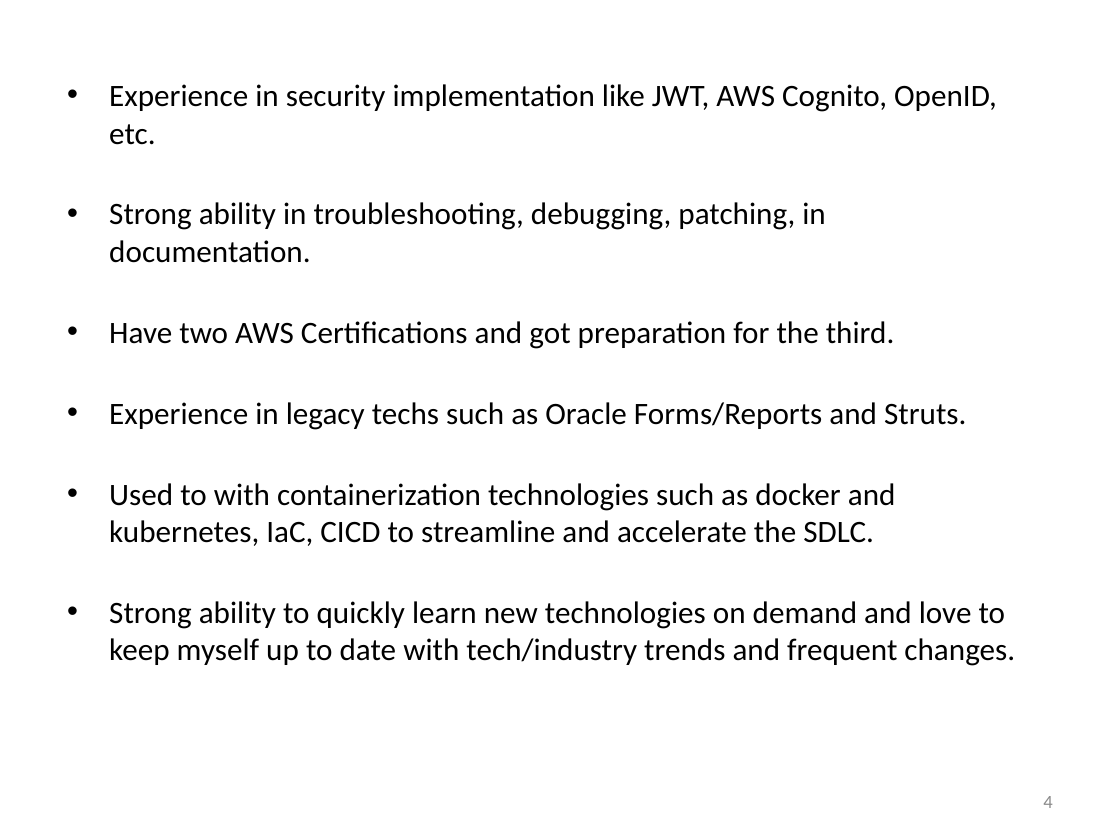
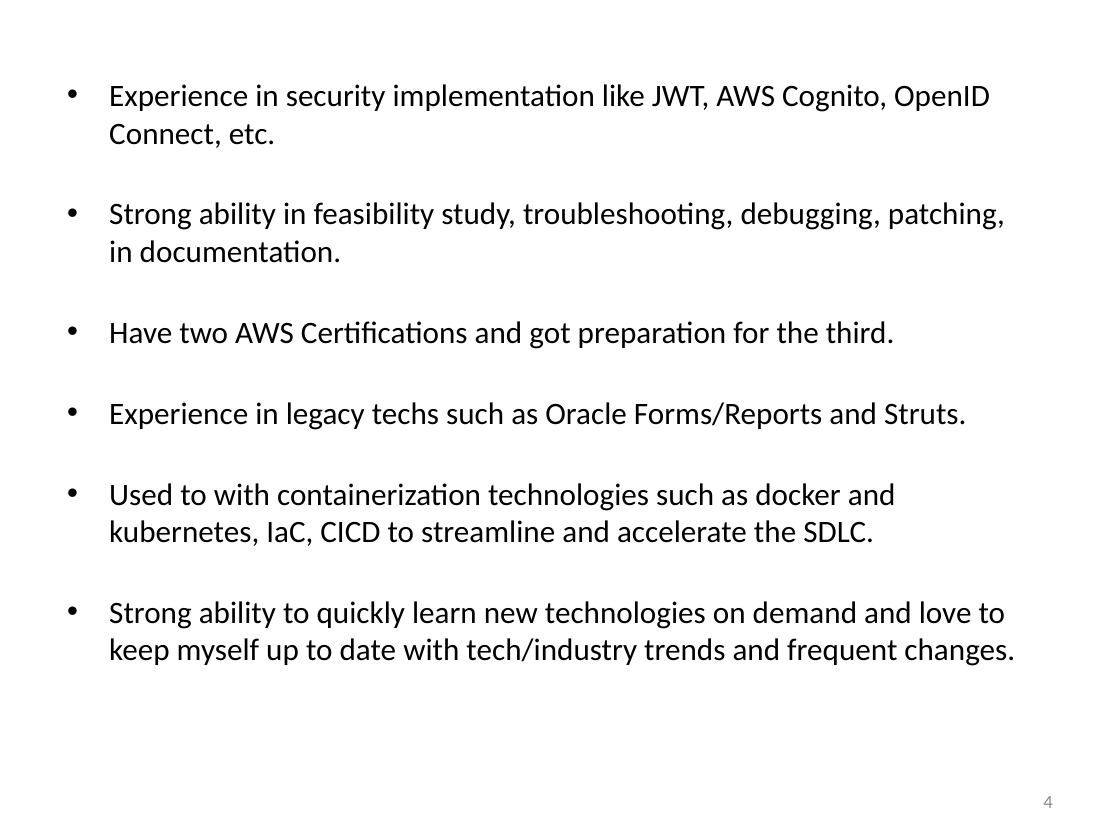
Before and after one commit to rashidul57/NsLandProgram, a slide deck: slide 4 of Presentation.pptx. Drawn at 1120x840 pixels with LibreOffice and Linux fonts; fonts in the diff are those of the drawing; background and template pictures are left out. Boxes give left, top, right and bottom in pixels: in the first picture for what was removed or moved away, otherwise in the second. Text is boxed around its words. In the diff, an @@ line names an element or a change of style, - is before the commit and + after.

```diff
--- a/Presentation.pptx
+++ b/Presentation.pptx
@@ text at box(109, 84, 1005, 263): text changed @@
-• Experience in security implementation like JWT, AWS Cognito, OpenID, etc.
-• Strong ability in troubleshooting, debugging, patching, in documentation.
+• Experience in security implementation like JWT, AWS Cognito, OpenID Connect, etc.
+• Strong ability in feasibility study, troubleshooting, debugging, patching, in documentation.
```
Also in this commit, not shown: 8 other slides changed.
